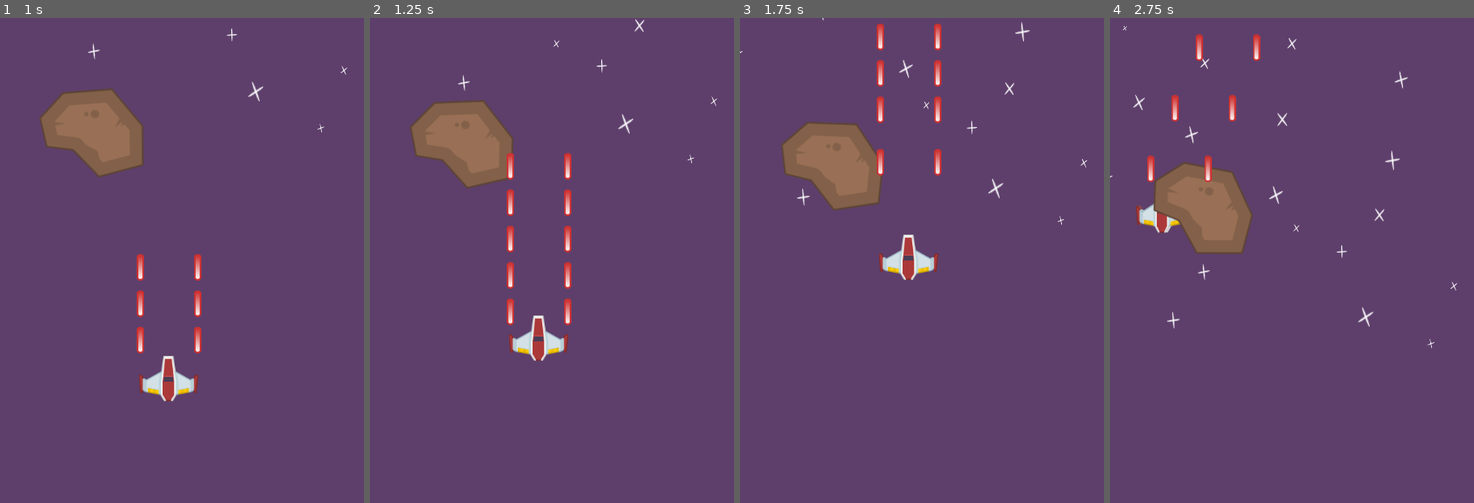
Above: before the commit, frames 1-4 (left to right).
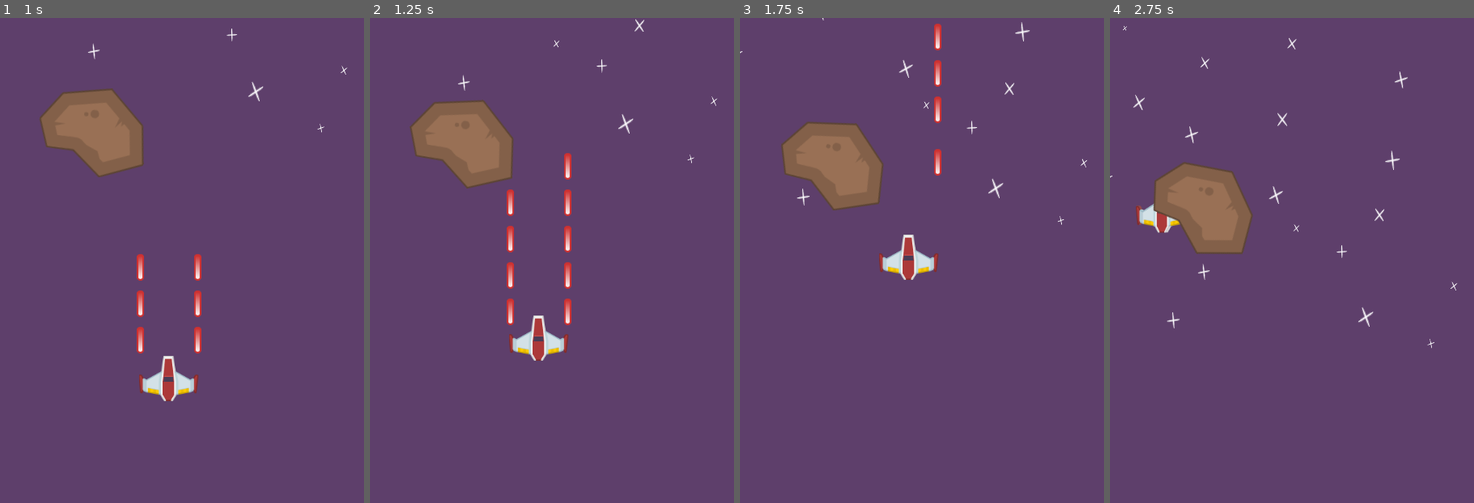
Above: after the commit, the same moments.

Repository: ZacharyRanes/Space_Shooter
Game: Godot game, scene res://MainScenes/Gameplay.tscn
Two runs of this game, one before a commit and one after it. Both use one fixed random seed, a clock stepped at 60 frames per second and the inputs below.
Inputs:
- Up to frame 1 (1 s): hold W (move_up) from 0.53 s (still down); hold Space (shoot) from 0.53 s (still down)
- Up to frame 2 (1.25 s): keep holding W (move_up); keep holding Space (shoot)
- Up to frame 3 (1.75 s): keep holding W (move_up); release Space (shoot) at 1.28 s; tap Space (shoot) at 1.35 s
- Up to frame 4 (2.75 s): release W (move_up) at 2.03 s; hold A (move_left) from 2.03 s (still down); hold Space (shoot) from 2.03 s (still down)

Frame 1 is identical in both runs. In frame 2, 0.1% of the frame differs, in the area x 37-40%, y 27-34%; in frame 3, 0.4%; in frame 4, 0.6%, in the area x 10-42%, y 3-34%.

Commit message:
End of EP13

Diff:
--- a/Bullet/Bullet.gd
+++ b/Bullet/Bullet.gd
@@ -5,6 +5,10 @@
 func _physics_process(delta):
 	position.y -= speed * delta
 
-
 func _on_VisibilityNotifier2D_screen_exited():
 	queue_free()
+
+func _on_Bullet_area_entered(area):
+	if area.is_in_group("damageable"):
+		area.damage(1)
+		queue_free()
--- a/Bullet/Bullet.tscn
+++ b/Bullet/Bullet.tscn
@@ -17,7 +17,9 @@
 shape = SubResource( 1 )
 
 [node name="VisibilityNotifier2D" type="VisibilityNotifier2D" parent="."]
+visible = false
 position = Vector2( 0, 0.126663 )
 scale = Vector2( 1, 2.32989 )
 
+[connection signal="area_entered" from="." to="." method="_on_Bullet_area_entered"]
 [connection signal="screen_exited" from="VisibilityNotifier2D" to="." method="_on_VisibilityNotifier2D_screen_exited"]
--- a/Meteor/Meteor.gd
+++ b/Meteor/Meteor.gd
@@ -5,10 +5,13 @@
 export var minrotationRate: float = -20
 export var maxrotationRate: float = 20
 
+export var life: int = 20
+
 var speed: float = 0
 var rotationRate: float = 0
 
 func _ready():
+	add_to_group("damageable")
 	speed = rand_range(minSpeed, maxSpeed)
 	rotationRate = rand_range(minrotationRate, maxrotationRate)
 
@@ -16,5 +19,10 @@
 	rotation_degrees += rotationRate * delta
 	position.y += speed * delta
 
+func damage(amount: int):
+	life -= amount
+	if life <= 0:
+		queue_free()
+
 func _on_VisibilityNotifier2D_screen_exited():
 	queue_free()
